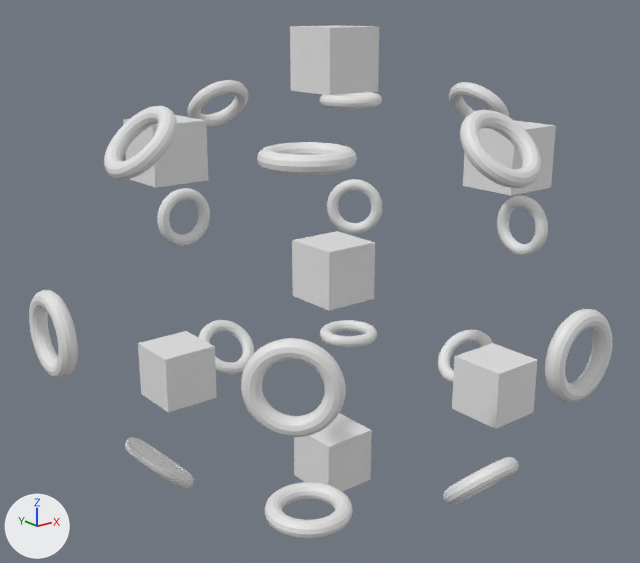
The Blender file core/blender/Levels/Medium Levels/level13.blend as it was, and as the next commit left it.
Rendered twice from a camera (50 mm lens) standing at (-18.57, -22.49, 8.68) and looking at (-0.43, 0.19, -0.39). Lighting does not change. The marker at lower left points along +X, +Y and +Z.

Objects in the first picture: 'Gate.003', 'Gate.006', 'Gate.011', 'Gate.015', 'Gate.016', 'Level', 'changePointsUpgrade', 'changePointsUpgrade.001', 'changePointsUpgrade.002', 'changeTimeUpgrade', 'changeTimeUpgrade.001', 'changeTimeUpgrade.002'.
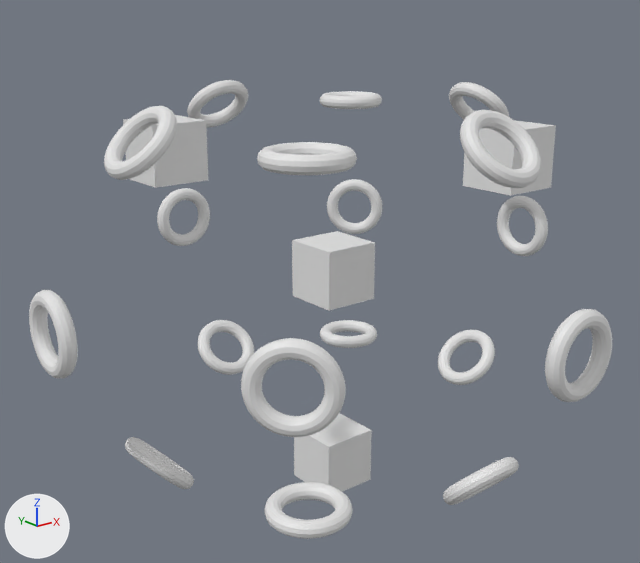
Changed parts and their boxes [x1, y1, x2, y2] in the pictures (640 x 563 px):
```json
{"object": "changePointsUpgrade.002", "change": "deleted", "before": [290, 25, 379, 95]}
{"object": "changePointsUpgrade.001", "change": "deleted", "before": [452, 343, 537, 429]}
{"object": "changePointsUpgrade", "change": "deleted", "before": [138, 331, 217, 413]}
```

Scene script edits in JSON lines:
```json
{"op": "remove", "block": "ob_changepointsupgrade_002", "code": ["ob_changepointsupgrade_002 = bpy.data.objects.new('changePointsUpgrade.002', me_cube_006)", "ob_changepointsupgrade_002.location = (0.0, 0.0, 7.0)"]}
{"op": "remove", "block": "ob_changepointsupgrade_001", "code": ["ob_changepointsupgrade_001 = bpy.data.objects.new('changePointsUpgrade.001', me_cube_003)", "ob_changepointsupgrade_001.location = (4.0, -4.0, -4.0)"]}
{"op": "remove", "block": "ob_changepointsupgrade", "code": ["ob_changepointsupgrade = bpy.data.objects.new('changePointsUpgrade', me_cube_001)", "ob_changepointsupgrade.location = (-4.0, 4.0, -4.0)"]}
```
